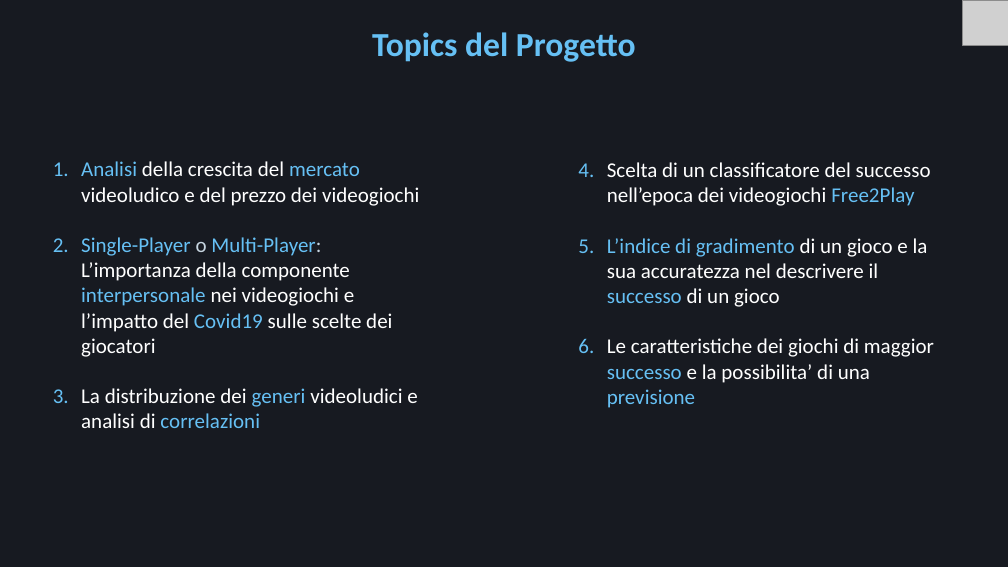
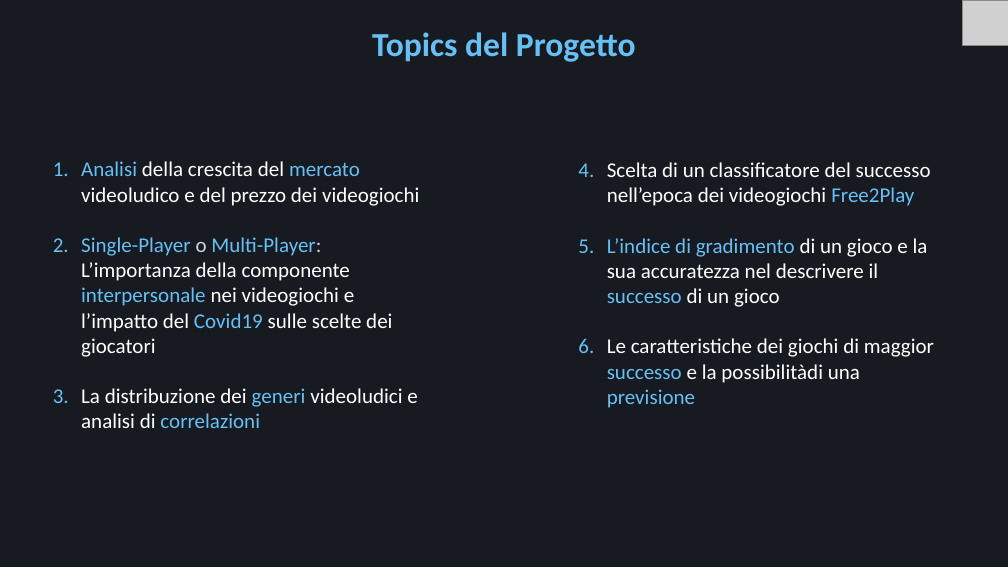
Before and after one commit to Mora11231/VisualizzazioneScientifica, a slide deck: slide 2 of Steam.pptx. Drawn at 1008x567 pixels with LibreOffice and Linux fonts; fonts in the diff are those of the drawing; grey boxes stand for pictures. Boxes give left, top, right and bottom in pixels: in the first picture for what was removed or moved away, otherwise in the second. Text is boxed around its words. In the diff, an @@ line names an element or a change of style, - is before the commit and + after.

```diff
--- a/Steam.pptx
+++ b/Steam.pptx
@@ text at (607, 338, 934, 408): text changed @@
-6. Le caratteristiche dei giochi di maggior successo e la possibilita’ di una previsione
+6. Le caratteristiche dei giochi di maggior successo e la possibilitàdi una previsione
```
Also in this commit, not shown: 11 other slides changed.
